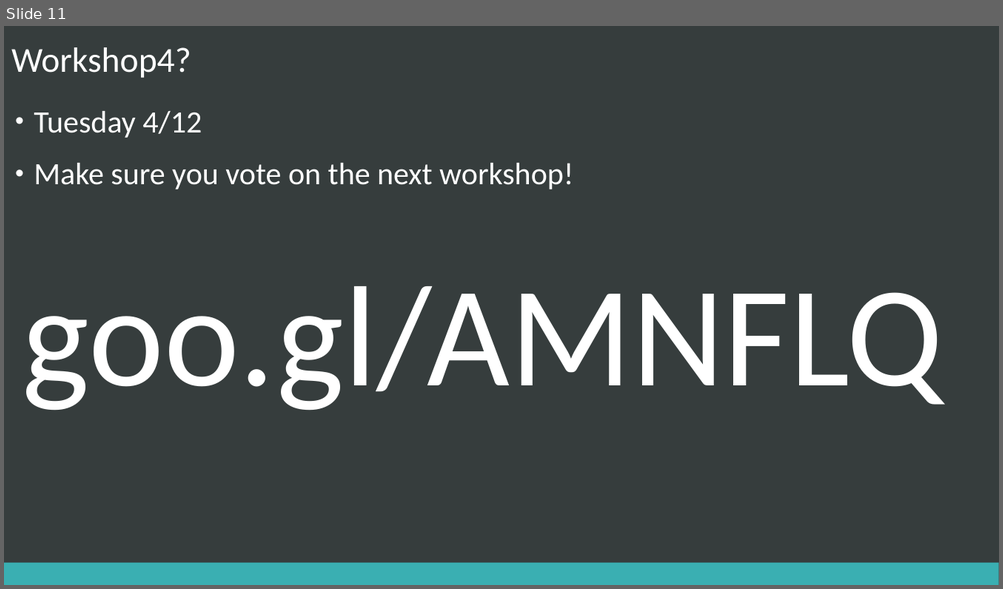
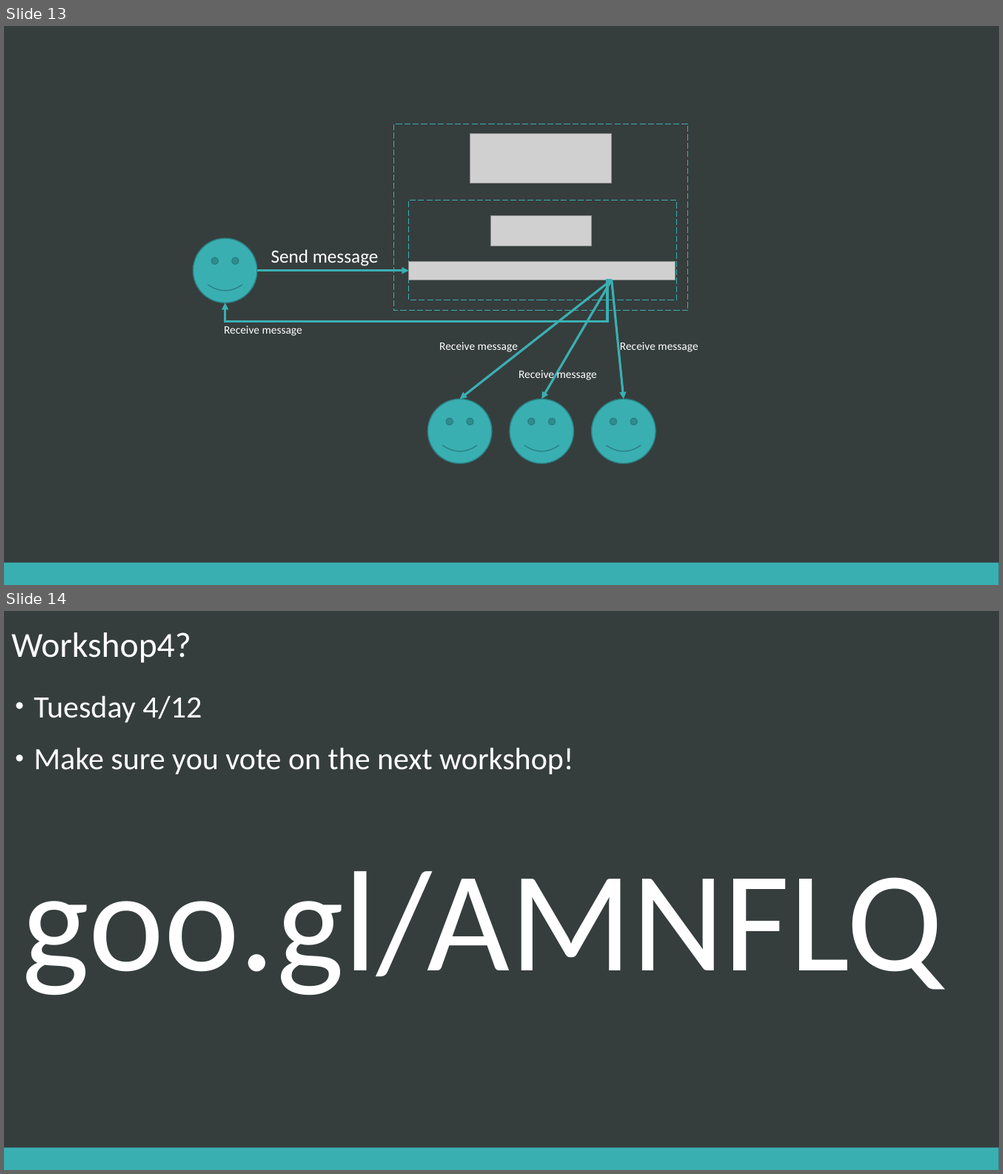
Before and after one commit to chcaru/workshop, a slide deck: workshop3/presentation.pptx. Shown one above the other, each under a label of ours: slide 11 before the commit, slides 13 and 14 after it. The pictures are 1003x589 and 1003x1174 pixels, drawn with LibreOffice and Linux fonts; fonts in the diff are those of the drawing; grey boxes stand for pictures. Boxes give left, top, right and bottom in pixels: in the first picture for what was removed or moved away, otherwise in the second. Text is boxed around its words. In the diff, an @@ line names an element or a change of style, - is before the commit and + after.

```diff
--- a/workshop3/presentation.pptx
+++ b/workshop3/presentation.pptx
@@ slide 13 added at (x1=4, y1=26, x2=999, y2=585), background #363D3D; not listed: 1 template element that a slide beside it also shows @@
@@ rectangle added at (x1=393, y1=124, x2=688, y2=311), outline #3AAFB2 0.75 pt dashed @@
@@ picture added at (x1=470, y1=133, x2=612, y2=183) @@
@@ rectangle added at (x1=408, y1=201, x2=677, y2=301), outline #3AAFB2 0.75 pt dashed @@
@@ picture added at (x1=490, y1=215, x2=591, y2=246) @@
@@ smiley face added at (x1=193, y1=238, x2=257, y2=304), fill #3AAFB2, outline #2B8184 1 pt @@
@@ text added at (x1=271, y1=249, x2=378, y2=266), 18 pt, text #FFFFFF @@
+Send message
@@ picture added at (x1=408, y1=262, x2=674, y2=281) @@
@@ elbow arrow added from (612, 281) to (225, 303), #3AAFB2 2.25 pt @@
@@ arrow added from (257, 271) to (408, 271), #3AAFB2 2.25 pt @@
@@ arrow added from (612, 281) to (460, 399), #3AAFB2 2.25 pt @@
@@ arrow added from (612, 281) to (542, 399), #3AAFB2 2.25 pt @@
@@ arrow added from (612, 281) to (623, 399), #3AAFB2 2.25 pt @@
@@ text added at (x1=224, y1=326, x2=302, y2=336), 11 pt, text #FFFFFF @@
+Receive message
@@ text added at (x1=439, y1=342, x2=518, y2=354), 11 pt, text #FFFFFF @@
+Receive message
@@ text added at (x1=620, y1=342, x2=697, y2=352), 11 pt, text #FFFFFF @@
+Receive message
@@ text added at (x1=518, y1=369, x2=597, y2=382), 11 pt, text #FFFFFF @@
+Receive message
@@ smiley face added at (x1=428, y1=399, x2=492, y2=464), fill #3AAFB2, outline #2B8184 1 pt @@
@@ smiley face added at (x1=510, y1=399, x2=574, y2=464), fill #3AAFB2, outline #2B8184 1 pt @@
@@ smiley face added at (x1=591, y1=399, x2=655, y2=464), fill #3AAFB2, outline #2B8184 1 pt @@
@@ what was slide 11 is now slide 14 @@
```
Also in this commit, not shown: 2 other slides added, 2 other files.
